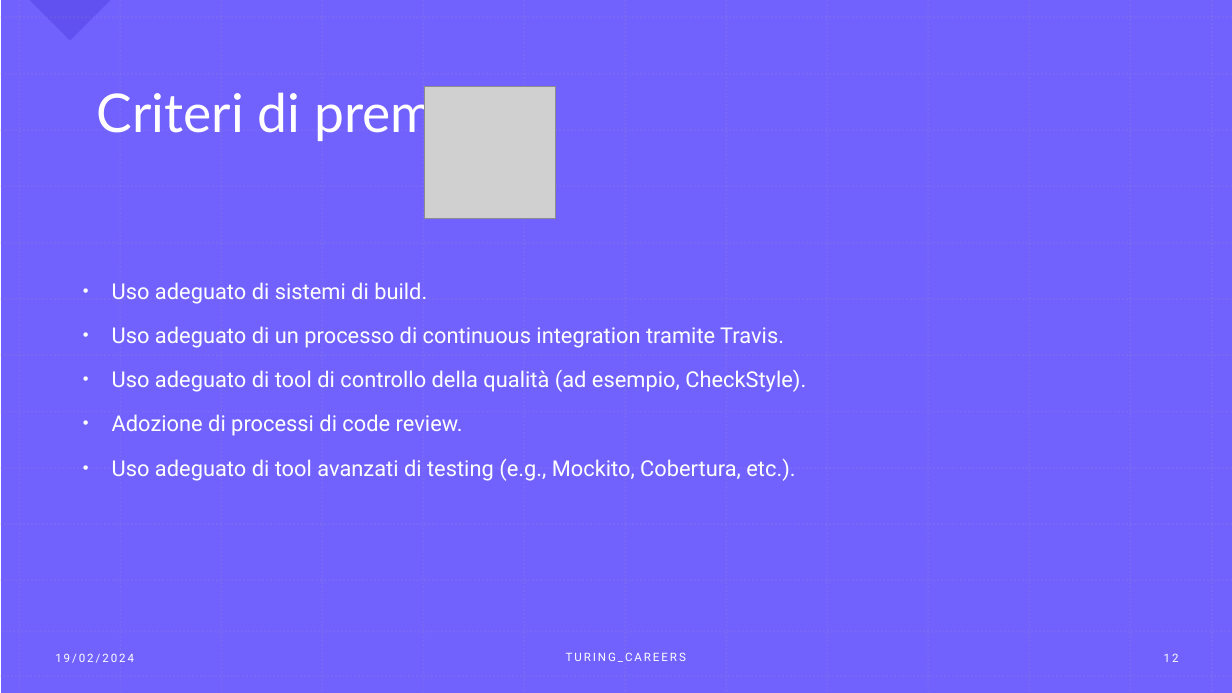
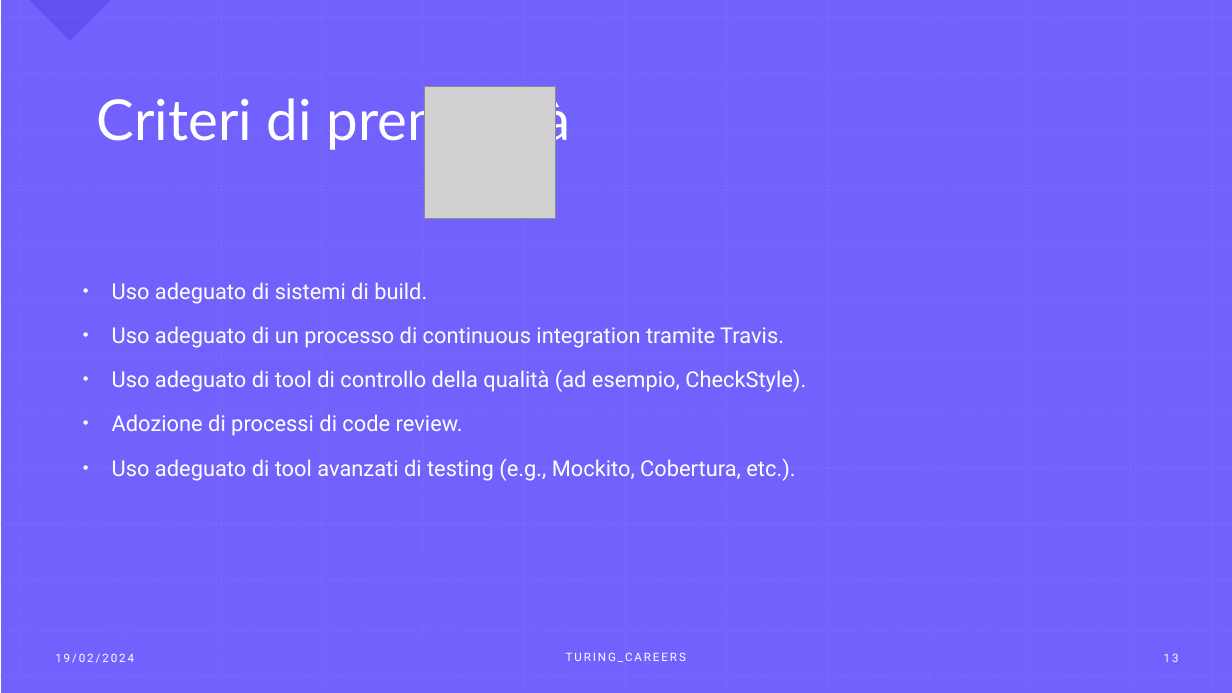
Before and after one commit to JacopoPassariello/TuringCareers, a slide deck: slide 13 of Presentazione/PresentazioneTC.odp (slide 12 before the commit). Drawn at 1232x693 pixels with LibreOffice and Linux fonts; fonts in the diff are those of the drawing; grey boxes stand for pictures. Boxes give left, top, right and bottom in pixels: in the first picture for what was removed or moved away, otherwise in the second. Text is boxed around its words. In the diff, an @@ line names an element or a change of style, - is before the commit and + after.

```diff
--- a/Presentazione/PresentazioneTC.odp
+++ b/Presentazione/PresentazioneTC.odp
@@ title "Criteri di premialità" at (97,90,571,150): size 41.6 to 44 pt; line spacing 0.8 to 0.9 @@
```
Also in this commit, not shown: 2 other slides changed, 1 slide added, 2 other files.
